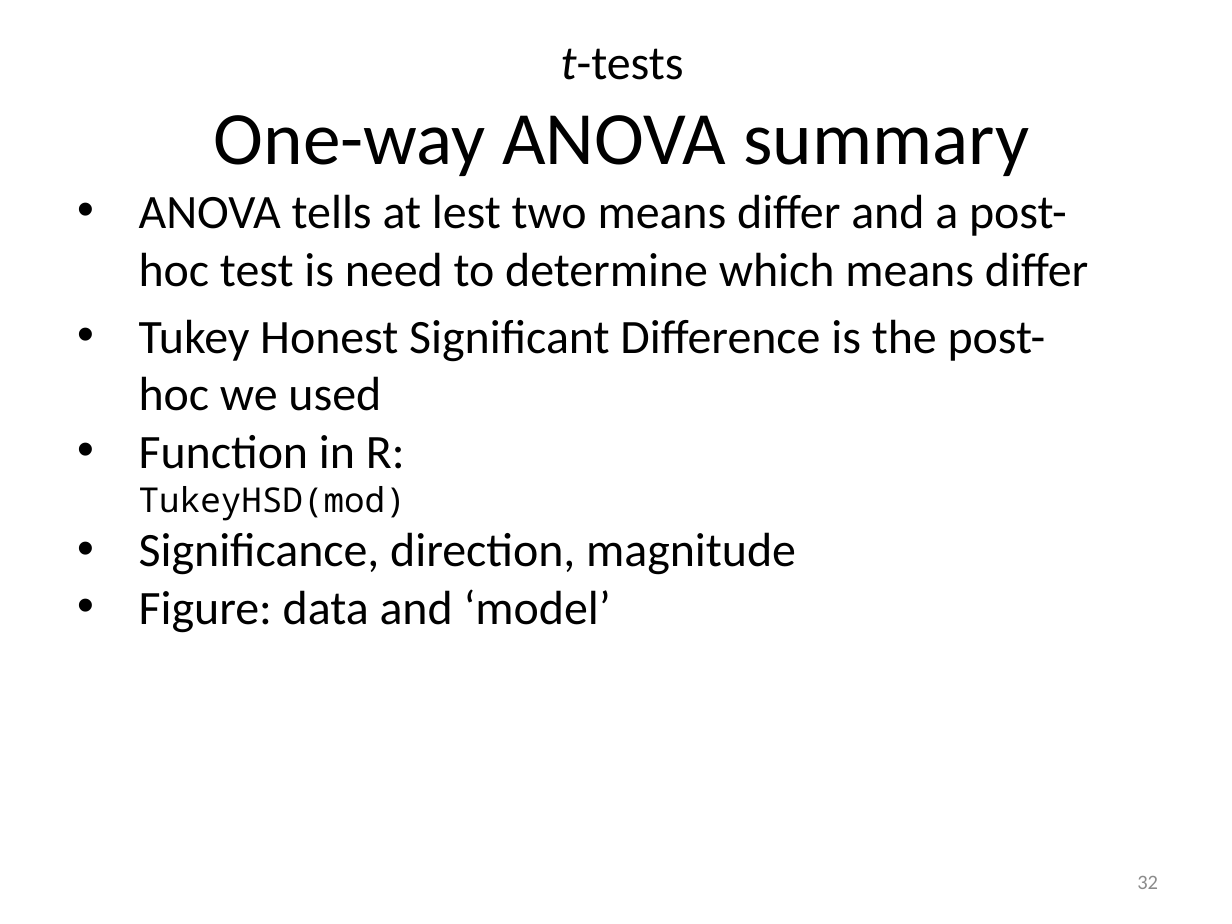
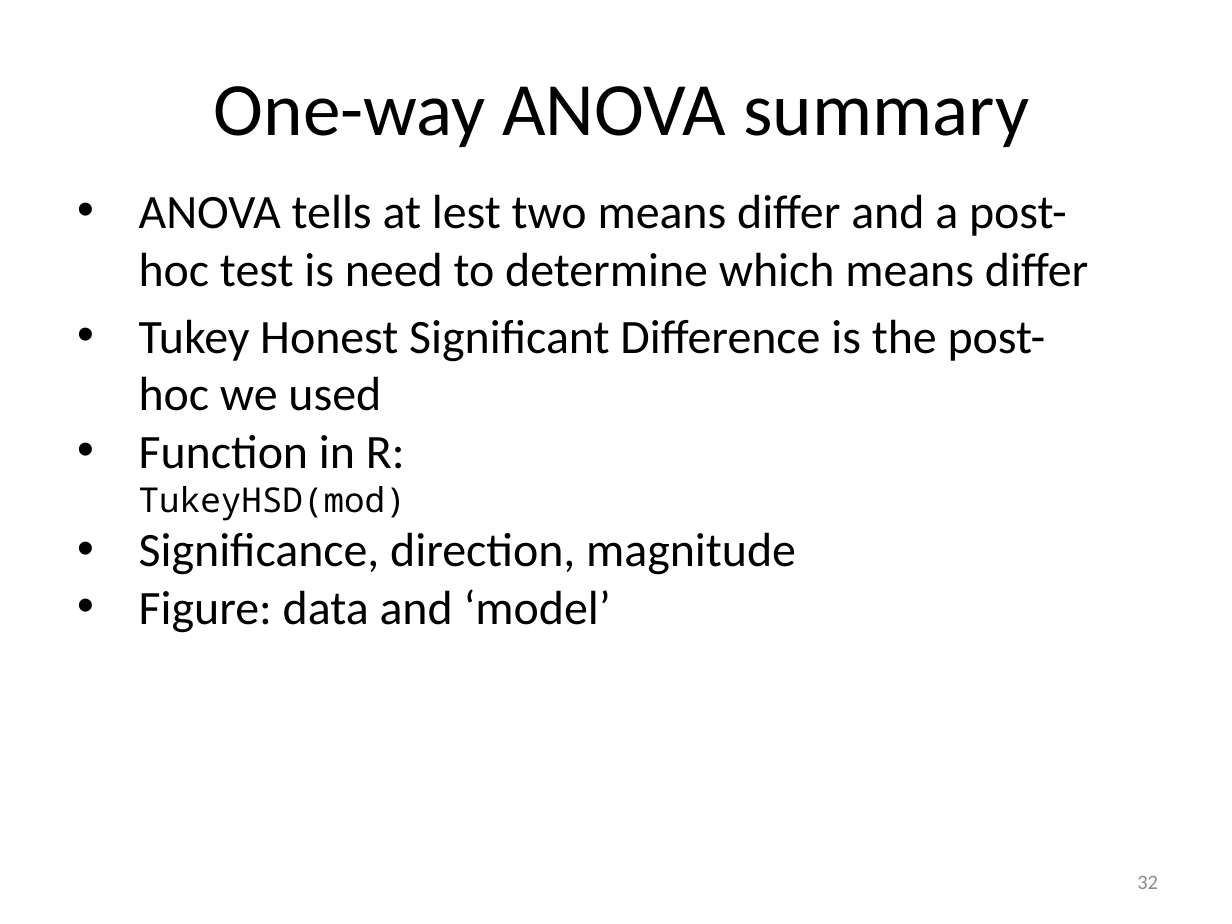
Before and after one commit to 3mmaRand/BIO00017C-Data-Analysis-in-R-2020, a slide deck: slide 32 of slides/06-one-way-anova-kw.pptx. Drawn at 1232x924 pixels with LibreOffice and Linux fonts; fonts in the diff are those of the drawing. Boxes give left, top, right and bottom in pixels: in the first picture for what was removed or moved away, otherwise in the second. Text is boxed around its words. In the diff, an @@ line names an element or a change of style, - is before the commit and + after.

```diff
--- a/slides/06-one-way-anova-kw.pptx
+++ b/slides/06-one-way-anova-kw.pptx
@@ text at <box>214,86,1029,147</box>: text changed @@
-t-tests
-One-way ANOVA summary
+One-way ANOVA summary
```
Also in this commit, not shown: 1 other slide changed, 13 other files.
